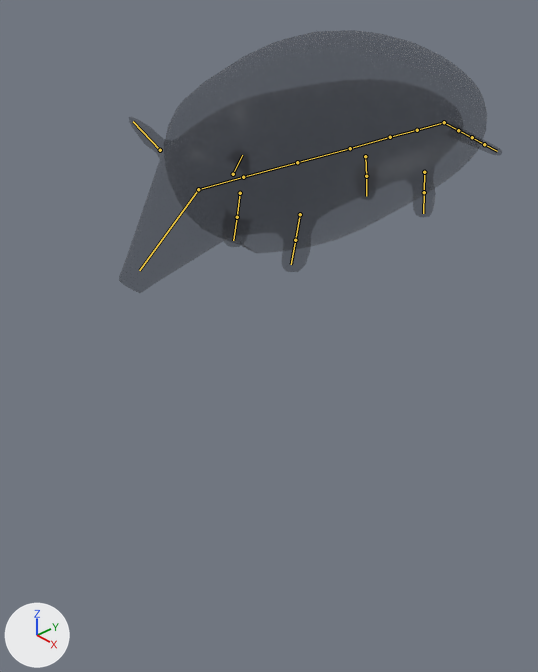
One commit to the Blender file BlendFiles/GoopArmadilllo.blend: the scene before it, then after it.
Both versions are drawn from a 50 mm lens placed at (2.58, -2.92, 1.49), pointed at (0.05, -0.56, -0.45). The lights are fixed; the arrows at lower left show +X, +Y and +Z. The bones that bend it are drawn over the model as lines.

In view in the first picture: '01_body', '01_shell'.
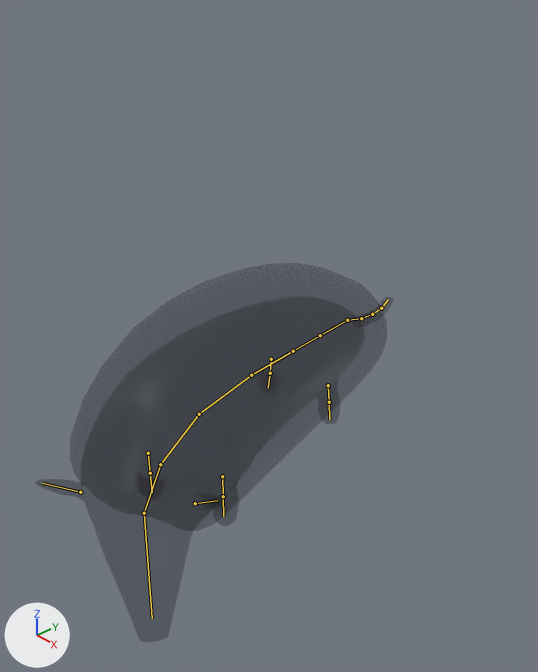
The newer file adds an action. The first version stands in its rest pose; the second is drawn at frame 25 of the action 'Burrow'.

Boxes [x1, y1, x2, y2] around the edits, measured in the pictures (538 x 672 px):
'01_shell', posed (20% taller)
    before: [165, 30, 487, 253]
    after: [70, 263, 387, 531]
'01_body', posed
    before: [119, 117, 502, 293]
    after: [35, 297, 394, 642]
bone 'Body.001', root to tip
    before: (444, 122) to (417, 130)
    after: (347, 320) to (320, 335)
bone 'Body.004', root to tip
    before: (350, 148) to (297, 162)
    after: (251, 375) to (199, 414)
bone 'Body.005', root to tip
    before: (297, 162) to (243, 177)
    after: (199, 414) to (160, 464)
bone 'Body.006', root to tip
    before: (243, 177) to (198, 189)
    after: (160, 464) to (144, 513)
bone 'Head', root to tip
    before: (198, 189) to (139, 270)
    after: (144, 513) to (152, 618)
bone 'backLeg.l', root to tip
    before: (365, 156) to (366, 176)
    after: (271, 359) to (270, 373)
bone 'Tail.001', root to tip
    before: (444, 122) to (458, 130)
    after: (347, 320) to (361, 318)
bone 'Tail.003', root to tip
    before: (458, 130) to (472, 137)
    after: (361, 318) to (372, 314)
bone 'Tail.002', root to tip
    before: (472, 137) to (484, 144)
    after: (372, 314) to (381, 308)
bone 'Tail.004', root to tip
    before: (484, 144) to (497, 151)
    after: (381, 308) to (388, 299)

The edits, one by one:
Bone 'Body.001' (bone_body_001) moves from (0.0, 0.0, 0.0) to (-1.049, 0.78, 0.0).
Bone 'Body.001' (bone_body_001) turns from (0, 0, 0) to (5, 0, 0) degrees about its own x, y and z.
Bone 'Body.004' (bone_body_004) turns from (0, 0, 0) to (7, 0, 0) degrees about its own x, y and z.
Bone 'Body.005' (bone_body_005) turns from (0, 0, 0) to (16, -2, 3) degrees about its own x, y and z.
Bone 'Body.006' (bone_body_006) turns from (0, 0, 0) to (16, -3, 3) degrees about its own x, y and z.
Bone 'Head' (bone_head) turns from (0, 0, 0) to (10, -12, 2) degrees about its own x, y and z.
Bone 'backLeg.l' (bone_backleg_l) turns from (0, 0, 0) to (0, 2, -13) degrees about its own x, y and z.
Bone 'Tail.001' (bone_tail_001) turns from (0, 0, 0) to (4, -2, 4) degrees about its own x, y and z.
Bone 'Tail.003' (bone_tail_003) turns from (0, 0, 0) to (4, -2, 5) degrees about its own x, y and z.
Bone 'Tail.002' (bone_tail_002) turns from (0, 0, 0) to (4, -1, 5) degrees about its own x, y and z.
Bone 'Tail.004' (bone_tail_004) turns from (0, 0, 0) to (4, -1, 5) degrees about its own x, y and z.
